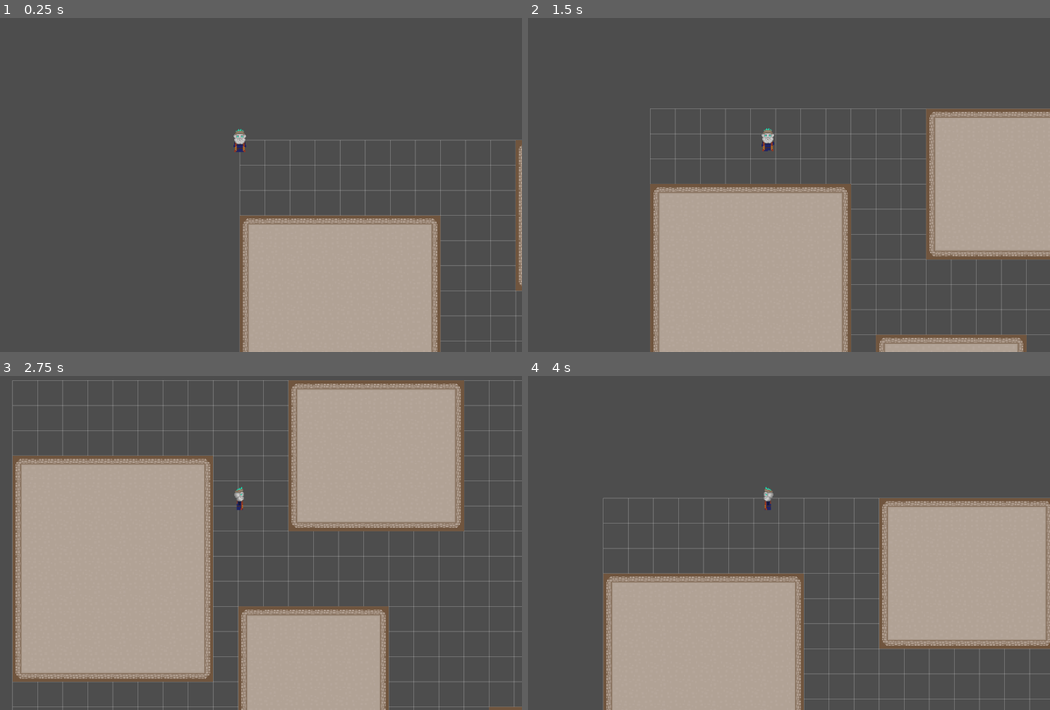
Above: before the commit, frames 1-4 (two rows, left to right).
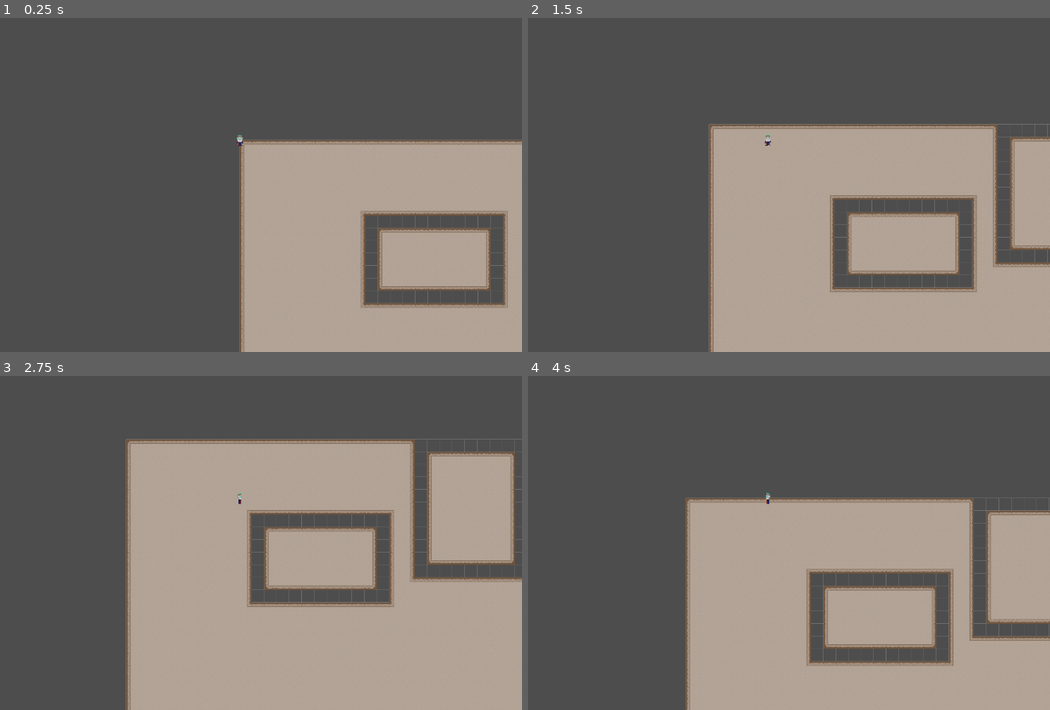
Above: after the commit, the same moments.

Repository: Taedenn/Procedural_Dungeon_Generator
Game: Godot game, scene res://scenes/auto_tile.tscn
Two runs of this game, one before a commit and one after it. Both use one fixed random seed, a clock stepped at 60 frames per second and the inputs below. This scene is started directly instead of the project's main scene.
Inputs:
- Up to frame 1 (0.25 s): no input
- Up to frame 2 (1.5 s): tap Enter at 0.5 s; hold Right (right) 0.53-1.28 s; hold Down (down) from 1.28 s (still down)
- Up to frame 3 (2.75 s): release Down (down) at 2.03 s; hold Right (right) from 2.03 s (still down)
- Up to frame 4 (4 s): release Right (right) at 2.78 s; hold Up (up) 2.78-3.53 s; hold Left (left) from 3.53 s (still down)

The runs differ from the first frame. In frame 1, 21% of the frame differs, in the area x 44-100%, y 33-100%; in frame 2, 32%; in frame 3, 56%, in the area x 2-100%, y 1-100%; in frame 4, 32%.

Commit message:
flood fill functions

Diff:
--- a/procedural-dungeon/scenes/auto_tile.tscn
+++ b/procedural-dungeon/scenes/auto_tile.tscn
@@ -364,7 +364,7 @@
 
 [node name="Auto_Tile" type="Node2D"]
 script = ExtResource("1_pk6on")
-num_rooms = 50
+num_rooms = 2
 min_room_size = Vector2i(5, 5)
 
 [node name="TileMapLayer" type="TileMapLayer" parent="."]
--- a/procedural-dungeon/scenes/player.tscn
+++ b/procedural-dungeon/scenes/player.tscn
@@ -110,7 +110,6 @@
 vframes = 4
 
 [node name="Camera2D" type="Camera2D" parent="."]
-zoom = Vector2(2, 2)
 
 [node name="CollisionShape2D" type="CollisionShape2D" parent="."]
 position = Vector2(0, 10)
--- a/procedural-dungeon/scripts/auto_tile.gd
+++ b/procedural-dungeon/scripts/auto_tile.gd
@@ -12,9 +12,15 @@
 @export var min_room_size = Vector2i(2,2)
 @export var max_room_size = Vector2i(10,10)
 
+var room_tiles: Array[Vector2i] = []
+var visited_tiles: Array[Vector2i] = []
+var corridor_tiles: Array[Vector2i] = []
+
 func _ready():
 	queue_redraw()
+	generate_dungeon()
 
+func generate_dungeon():
 	var rooms_placed = []
 
 	for i in range(num_rooms):
@@ -36,7 +42,9 @@
 				place_room(room_rect)
 				rooms_placed.append(room_rect)
 				placed = true
-				print("Placed room at: ", room_rect.position, "size: ", room_rect.size)
+				print("Placed room at: ", room_rect.position, " size: ", room_rect.size)
+
+	flood_fill()
 
 func _draw() -> void:
 	for x in map_width_cells + 1:
@@ -67,7 +75,96 @@
 	for x in range(room_rect.position.x, room_rect.position.x + room_rect.size.x):
 		for y in range(room_rect.position.y, room_rect.position.y + room_rect.size.y):
 			cells.append(Vector2i(x,y))
+			room_tiles.append(Vector2i(x, y))
 
 	tiles.set_cells_terrain_connect(cells, 0, 0, true)
 
-#func flood_fill()
+func flood_fill():
+	var start_points = find_start_points()
+	print("start points: ", start_points)
+	if start_points.is_empty():
+		print("Fail")
+		return
+
+	for start in start_points:
+		if not visited_tiles.has(start):
+			flood_fill_corridors(start)
+
+	if not corridor_tiles.is_empty():
+		tiles.set_cells_terrain_connect(corridor_tiles, 0, 0, true)
+
+func find_start_points() -> Array[Vector2i]:
+	var inverse_array: Array[Vector2i] = []
+
+	var x_tiles: Array[Vector2i] = []
+	for room in room_tiles:
+		x_tiles.append(room)
+		for neighbor in get_neighbors(room):
+			if is_within_bounds(neighbor) and not x_tiles.has(neighbor):
+				x_tiles.append(neighbor)
+
+	for x in range(map_width_cells):
+		for y in range(map_height_cells):
+			var cell = Vector2i(x,y)
+			if not x_tiles.has(cell):
+				inverse_array.append(cell)
+
+	return inverse_array
+
+func flood_fill_corridors(pos: Vector2i):
+	var stack: Array[Vector2i] = [pos]
+	var directions = [Vector2i.RIGHT, Vector2i.LEFT, Vector2i.DOWN, Vector2i.UP]
+
+	while not stack.is_empty():
+		var current = stack.pop_back()
+
+		if (visited_tiles.has(current) or
+			corridor_tiles.has(current) or
+			not is_within_bounds(current) or
+			is_adjacent_to_room(current, 1)):
+			continue
+
+		visited_tiles.append(current)
+		corridor_tiles.append(current)
+
+		directions.shuffle()
+
+		for direction in directions:
+			var neighbor = current + direction
+			if not visited_tiles.has(neighbor) and is_within_bounds(neighbor):
+				if randf() > 0.5:
+					stack.append(neighbor)
+
+
+		"""var neighbors = [
+			Vector2i(current.x + 1, current.y),
+			Vector2i(current.x - 1, current.y),
+			Vector2i(current.x, current.y + 1),
+			Vector2i(current.x, current.y - 1)]
+
+		neighbors.shuffle()
+
+		for neighbor in neighbors:
+			if not visited_tiles.has(neighbor) and is_within_bounds(neighbor):
+				stack.append(neighbor)"""
+
+func get_neighbors(pos: Vector2i) -> Array[Vector2i]:
+	return[
+		Vector2i(pos.x + 1, pos.y),
+		Vector2i(pos.x - 1, pos.y),
+		Vector2i(pos.x, pos.y + 1),
+		Vector2i(pos.x, pos.y - 1)]
+
+func is_empty_tile(pos: Vector2i) -> bool:
+	return tiles.get_cell_source_id(pos) == -1
+
+func is_within_bounds(pos: Vector2i) -> bool:
+	return (pos.x >= 0 and pos.x < map_width_cells and
+		pos.y >= 0 and pos.y < map_height_cells)
+
+func is_adjacent_to_room(pos: Vector2i, distance: int = 1) -> bool:
+	for room in room_tiles:
+		if(abs(room.x - pos.x) <= distance and
+			abs(room.y - pos.y) <= distance):
+				return true
+	return false
